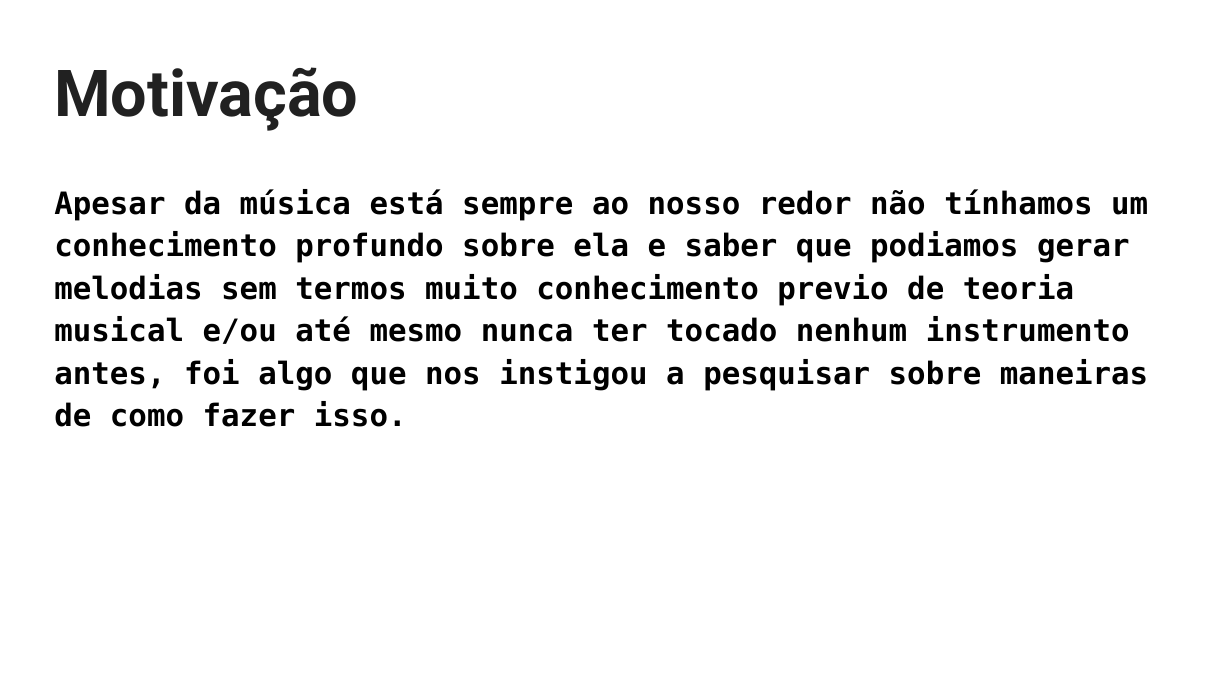
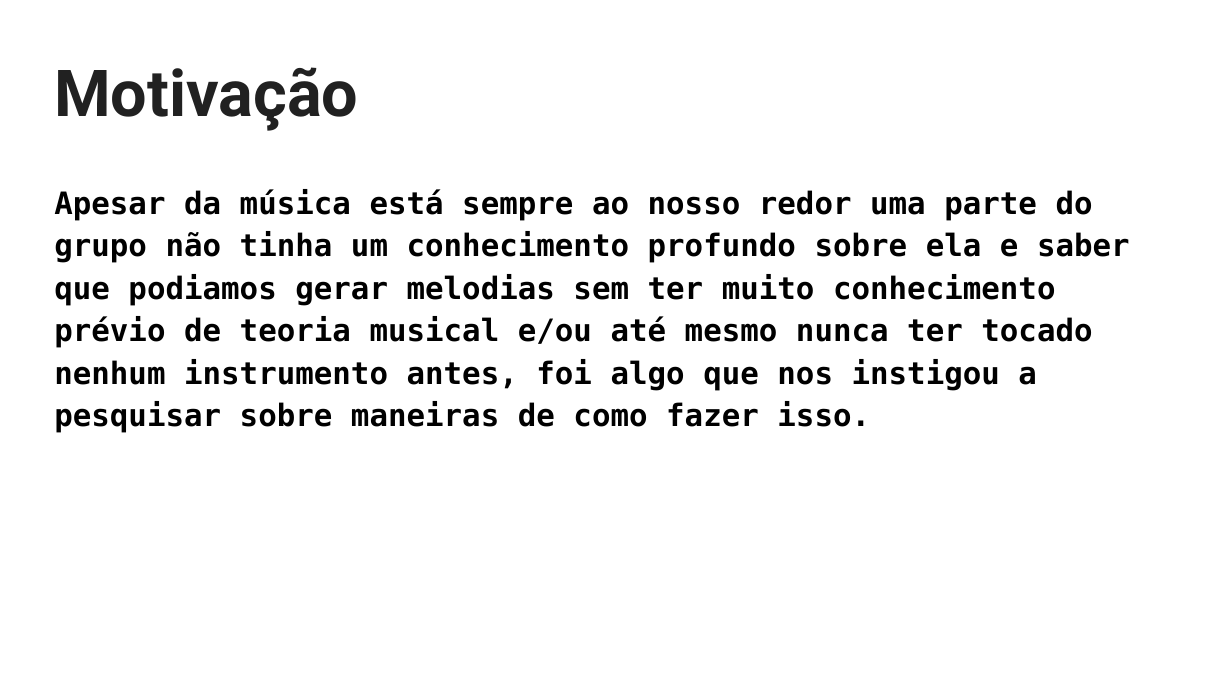
Before and after one commit to Jcss3/melody_generator, a slide deck: slide 4 of apresentação/Melody_Generator.pptx. Drawn at 1232x693 pixels with LibreOffice and Linux fonts; fonts in the diff are those of the drawing. Boxes give left, top, right and bottom in pixels: in the first picture for what was removed or moved away, otherwise in the second. Text is boxed around its words. In the diff, an @@ line names an element or a change of style, - is before the commit and + after.

Commit message:
updated presentation

```diff
--- a/apresentação/Melody_Generator.pptx
+++ b/apresentação/Melody_Generator.pptx
@@ text at [54, 189, 1130, 433]: text changed @@
-Apesar da música está sempre ao nosso redor não tínhamos um conhecimento profundo sobre ela e saber que podiamos gerar melodias sem termos muito conhecimento previo de teoria musical e/ou até mesmo nunca ter tocado nenhum instrumento antes, foi algo que nos instigou a pesquisar sobre maneiras de como fazer isso.
+Apesar da música está sempre ao nosso redor uma parte do grupo não tinha um conhecimento profundo sobre ela e saber que podiamos gerar melodias sem ter muito conhecimento prévio de teoria musical e/ou até mesmo nunca ter tocado nenhum instrumento antes, foi algo que nos instigou a pesquisar sobre maneiras de como fazer isso.
```
Also in this commit, not shown: 3 other slides changed, 2 slides added, 1 slide removed.
